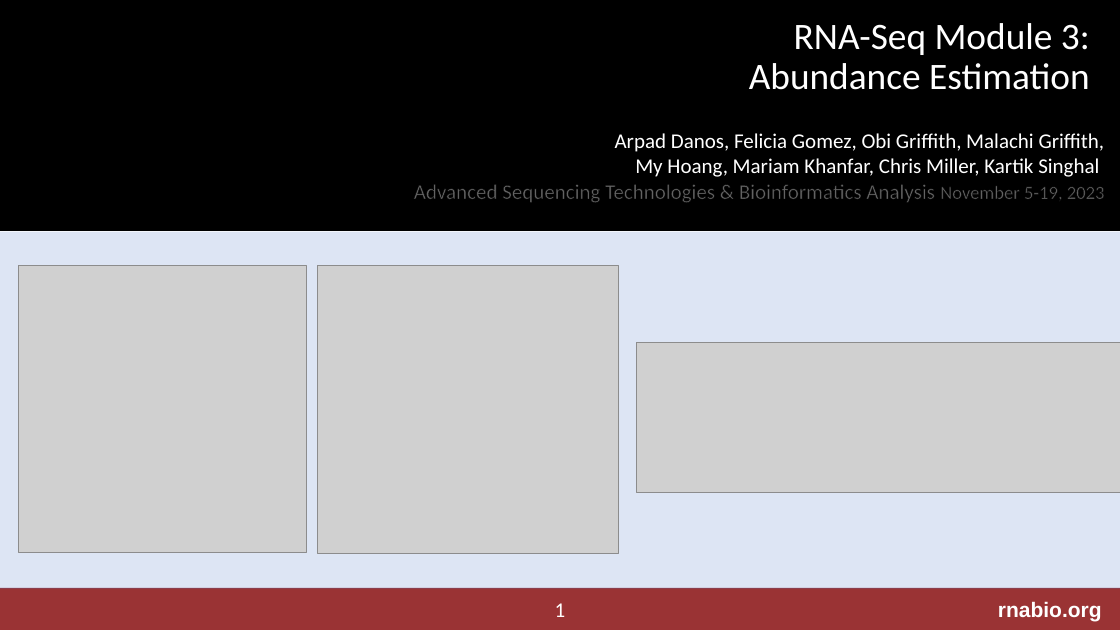
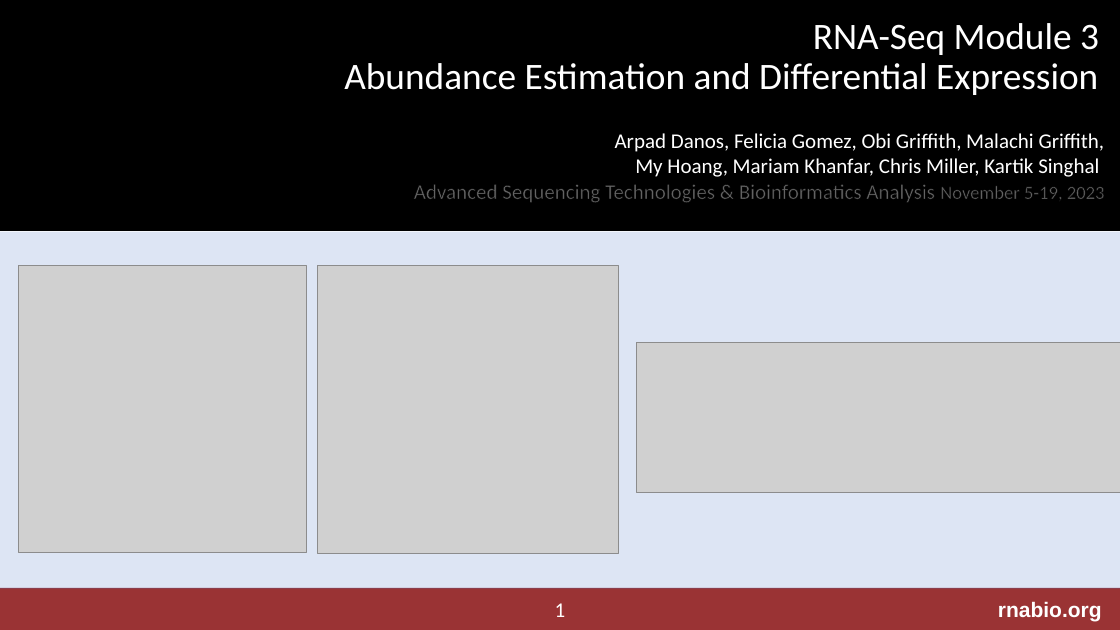
Before and after one commit to griffithlab/rnabio.org, a slide deck: slide 1 of assets/lectures/cshl/2023/mini/RNASeq_MiniLecture_03_01_AbundanceEstimation.pptx. Drawn at 1120x630 pixels with LibreOffice and Linux fonts; fonts in the diff are those of the drawing; grey boxes stand for pictures; background and template pictures are left out. Boxes give left, top, right and bottom in pixels: in the first picture for what was removed or moved away, otherwise in the second. Text is boxed around its words. In the diff, an @@ line names an element or a change of style, - is before the commit and + after.

```diff
--- a/assets/lectures/cshl/2023/mini/RNASeq_MiniLecture_03_01_AbundanceEstimation.pptx
+++ b/assets/lectures/cshl/2023/mini/RNASeq_MiniLecture_03_01_AbundanceEstimation.pptx
@@ text at [344, 23, 1099, 95]: text changed @@
-RNA-Seq Module 3:
-Abundance Estimation
+RNA-Seq Module 3
+Abundance Estimation and Differential Expression
```
Also in this commit, not shown: 2 other slides changed, 1 slide added, 7 other files.
